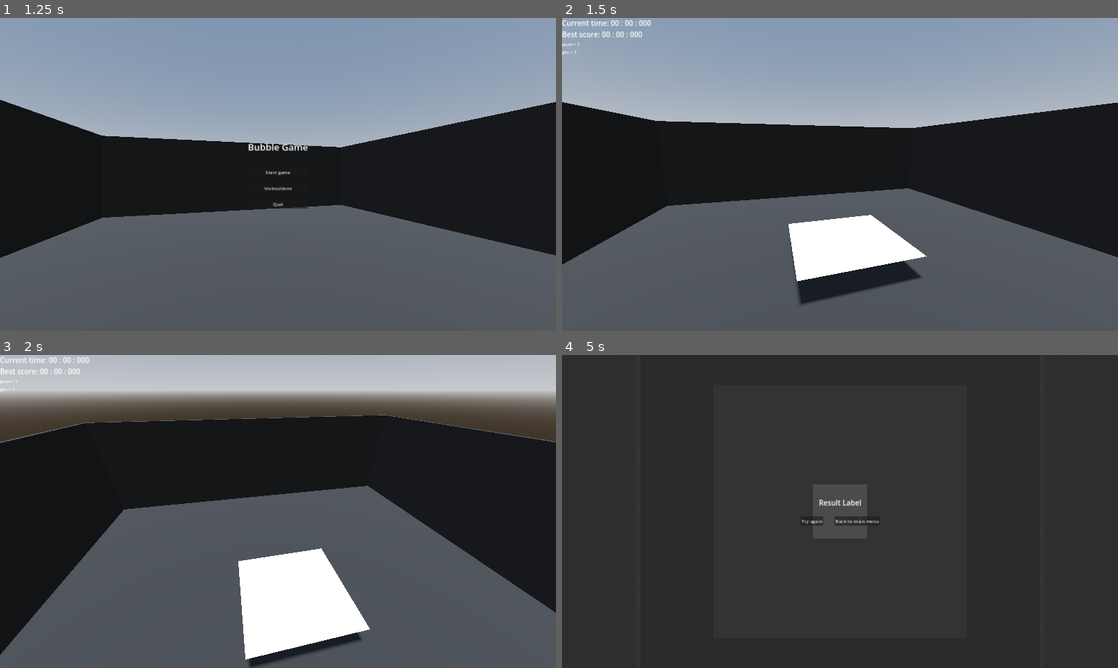
Above: before the commit, frames 1-4 (two rows, left to right).
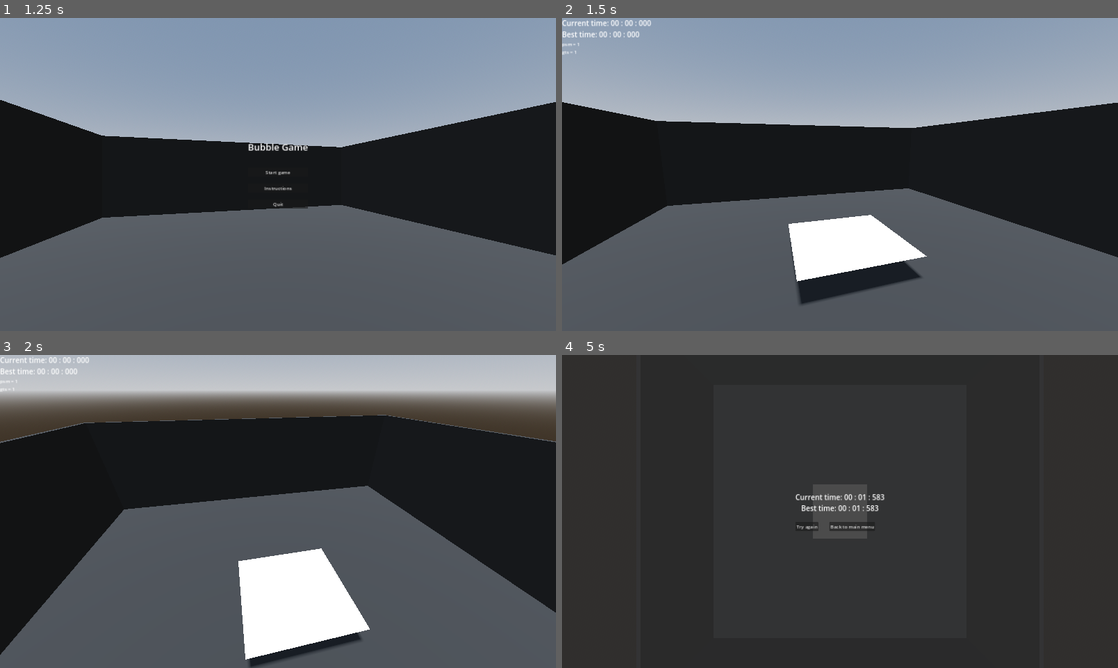
Above: after the commit, the same moments.

Repository: warriormaster12/Fsj2025
Game: Godot game, scene res://levels/actual_level.tscn
Two runs of this game, one before a commit and one after it. Both use one fixed random seed, a clock stepped at 60 frames per second and the inputs below. This scene is started directly instead of the project's main scene.
Inputs:
- Up to frame 1 (1.25 s): click "Start game" at 0.5 s
- Up to frame 2 (1.5 s): click "Start game" at 1.25 s
- Up to frame 3 (2 s): no input
- Up to frame 4 (5 s): tap one key every 0.75 s from 2.1 s: Space (dash) S (move_d) A (move_l) D (move_r)

Frame 1 is identical in both runs. In frame 2, 0.1% of the frame differs, in the area x 3-15%, y 4-7%; in frame 3, less than 0.1%; in frame 4, 0.7%, in the area x 42-58%, y 44-57%.

Commit message:
Add result label

Diff:
--- a/scripts/autoloads/score_storage.gd
+++ b/scripts/autoloads/score_storage.gd
@@ -1,6 +1,7 @@
 extends Node
 
 
+var best_timer: float = 0.0
 var best_score: String = "00 : 00 : 000"
 
 # Called when the node enters the scene tree for the first time.
--- a/scripts/fail_container_ui.gd
+++ b/scripts/fail_container_ui.gd
@@ -2,13 +2,18 @@
 
 @onready var restart_button: Button = $Container/HBoxContainer/RestartButton
 @onready var main_menu_button: Button = $Container/HBoxContainer/MainMenuButton
-
+@onready var result_label: Label = $Container/ResultLabel
 @onready var game: Game = get_owner().game
 
 # Called when the node enters the scene tree for the first time.
 func _ready() -> void:
 	restart_button.pressed.connect(_restart_pressed)
 	main_menu_button.pressed.connect(_main_menu_pressed)
+	visibility_changed.connect(_visibility_changed)
+
+func _visibility_changed() -> void:
+	if visible:
+		result_label.text = game.timer_label.text + "\n" + ScoreStorage.best_score
 
 
 func _restart_pressed() -> void:
--- a/scripts/game.gd
+++ b/scripts/game.gd
@@ -7,6 +7,9 @@
 var timer_on: bool = false
 var timer: float = 0.0
 var player: CharacterBody3D = null
+var mills: float = 0.0
+var seconds: float = 0.0
+var minutes: float = 0.0
 
 @onready var hud: Control = %HUD
 @onready var fail_container: Control = %FailContainer
@@ -15,7 +18,6 @@
 
 @onready var camera_marker: Marker3D = %CameraPosition
 @onready var player_marker: Marker3D = %PlayerPosition
-
 
 @onready var level_manager: LevelManager = get_owner()
 
@@ -54,7 +56,10 @@
 	hud.visible = true
 
 	timer_label.text = "Current time: 00 : 00 : 000"
-	best_time_label.text = "Best score: " + ScoreStorage.best_score
+	if ScoreStorage.best_score.length() > 0:
+		best_time_label.text = "Best time: " + ScoreStorage.best_score
+	else:
+		best_time_label.text = "Best time: " + "00 : 00 : 000"
 
 	await move_camera()
 	if player:
@@ -65,6 +70,10 @@
 func restart() -> void:
 	timer = 0.0
 	timer_label.text = "Current time: 00 : 00 : 000"
+	if ScoreStorage.best_score.length() > 0:
+		best_time_label.text = ScoreStorage.best_score
+	else:
+		best_time_label.text = "Best time: " + "00 : 00 : 000"
 	timer_on = true
 	hud.visible = true
 	fail_container.visible = false
@@ -72,6 +81,12 @@
 	spawn_area.spawn()
 
 func end() -> void:
+	if timer > ScoreStorage.best_timer:
+		ScoreStorage.best_timer = timer
+		ScoreStorage.best_score = "Best time: %02d : %02d : %03d" % [minutes, seconds, mills]
+	minutes = 0.0
+	seconds = 0.0
+	mills = 0.0
 	timer_on = false
 	hud.visible = false
 	fail_container.visible = true
@@ -92,10 +107,9 @@
 
 	timer += delta
 
-	var mills: float = fmod(timer, 1) * 1000
-	var seconds: float = fmod(timer, 60)
-	var minutes: float = fmod(timer, 60 * 60) / 60
+	mills = fmod(timer, 1) * 1000
+	seconds = fmod(timer, 60)
+	minutes = fmod(timer, 60 * 60) / 60
 
 	var text: String = "Current time: %02d : %02d : %03d" % [minutes, seconds, mills]
-	ScoreStorage.best_score = "Best time: %02d : %02d : %03d" % [minutes, seconds, mills]
 	timer_label.text = text
Not shown: 1 places in levels/actual_level.tscn that only renumber resources
